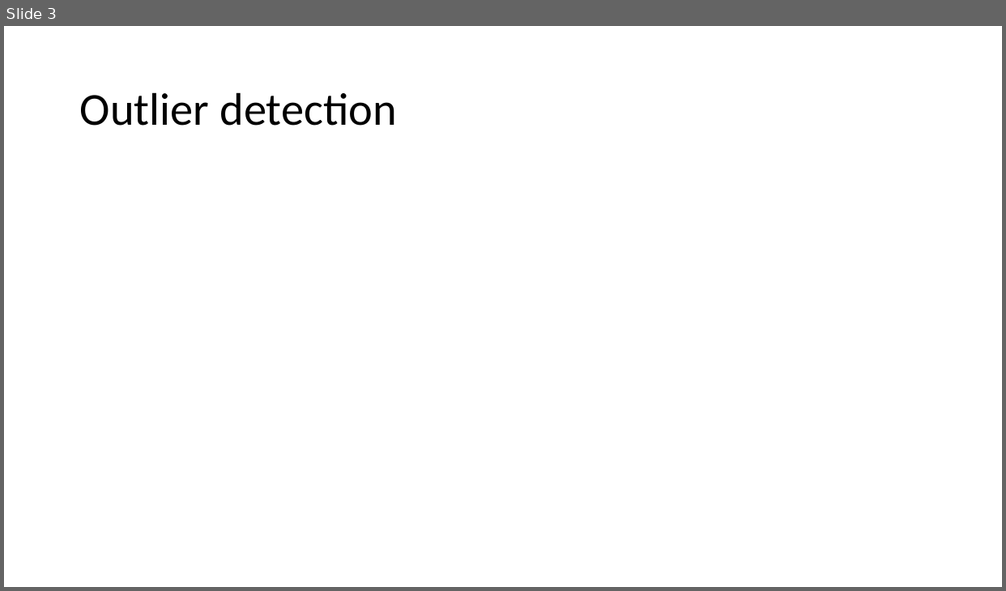
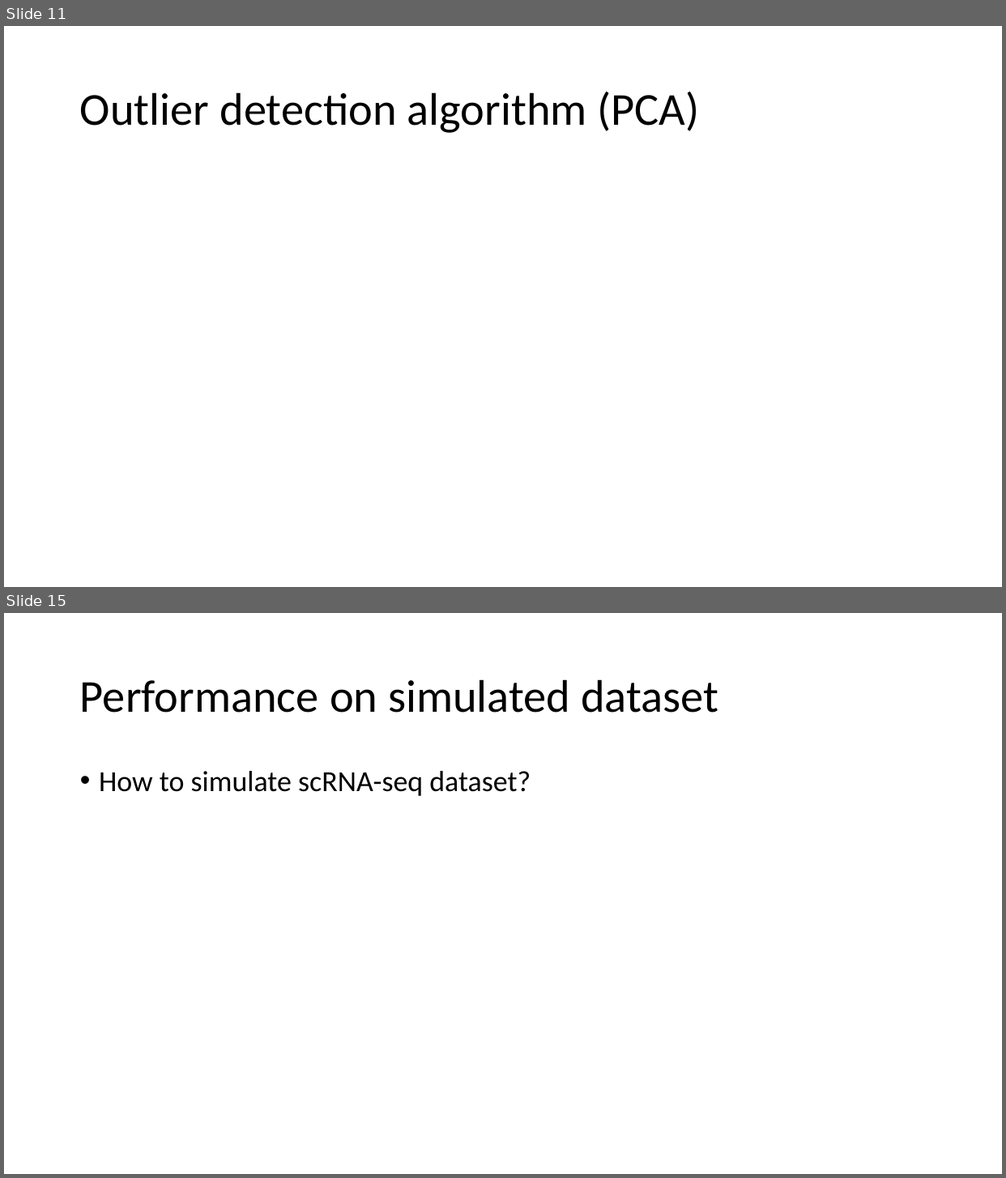
Before and after one commit to leezx/GBSI, a slide deck: MSIC.pptx. Shown one above the other, each under a label of ours: slide 3 before the commit, slides 11 and 15 after it; the slides between them are not shown. The pictures are 1006x591 and 1006x1178 pixels, drawn with LibreOffice and Linux fonts; fonts in the diff are those of the drawing. Boxes give left, top, right and bottom in pixels: in the first picture for what was removed or moved away, otherwise in the second. Text is boxed around its words. In the diff, an @@ line names an element or a change of style, - is before the commit and + after.

```diff
--- a/MSIC.pptx
+++ b/MSIC.pptx
@@ slide 15 added at (4, 613, 1002, 1174), background #FFFFFF @@
@@ title added at (80, 679, 718, 713), 44 pt, text #000000 @@
+Performance on simulated dataset
@@ text added at (99, 771, 530, 796), 28 pt, text #000000 @@
+• How to simulate scRNA-seq dataset?
@@ what was slide 3 is now slide 11 @@
@@ slide 11 changed as well @@
@@ title at (80, 92, 700, 133): text changed @@
-Outlier detection
+Outlier detection algorithm (PCA)
```
Also in this commit, not shown: 3 other slides changed, 14 other slides added, 10 other files.
